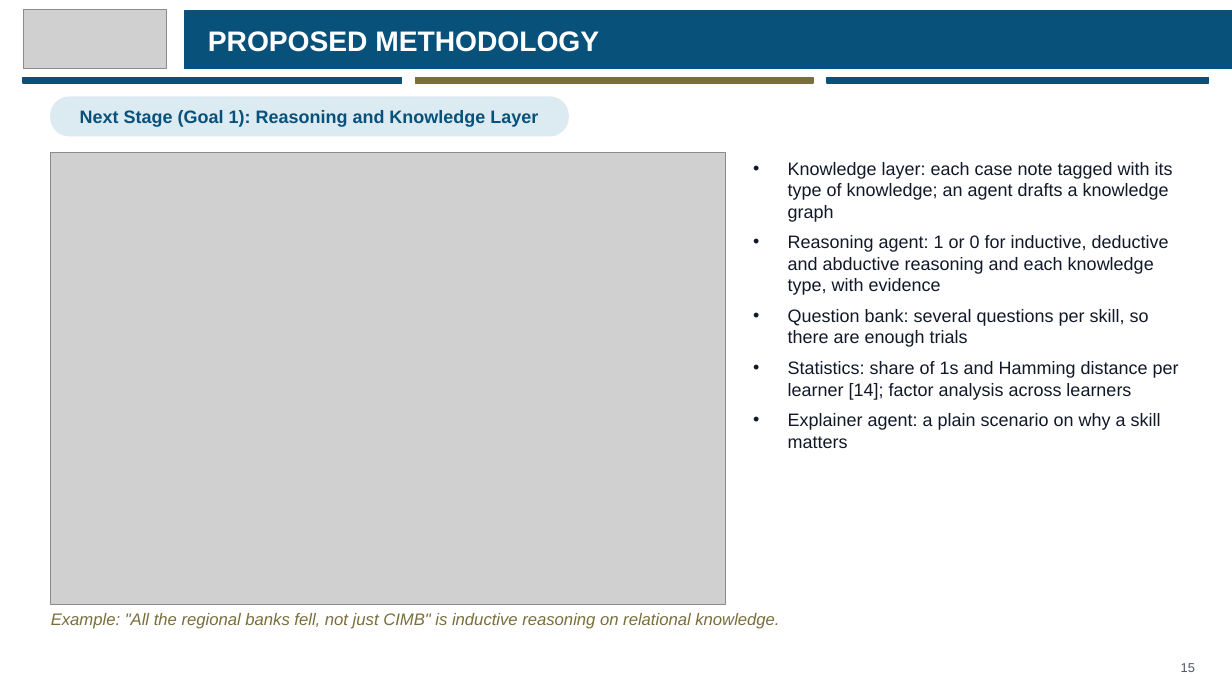
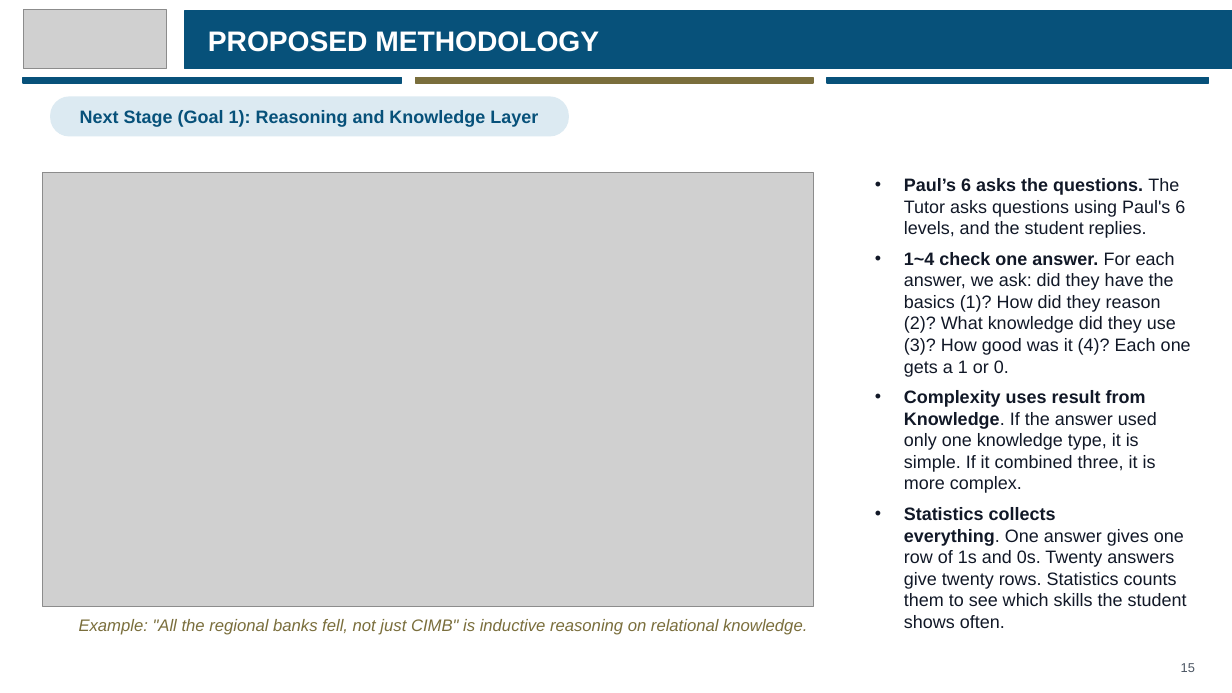
Before and after one commit to eusoffamir/Socratic-AI, a slide deck: slide 16 of docs/defence/Socratic AI Proposal Defence.pptx (slide 15 before the commit). Drawn at 1232x693 pixels with LibreOffice and Linux fonts; fonts in the diff are those of the drawing; grey boxes stand for pictures. Boxes give left, top, right and bottom in pixels: in the first picture for what was removed or moved away, otherwise in the second. Text is boxed around its words. In the diff, an @@ line names an element or a change of style, - is before the commit and + after.

```diff
--- a/docs/defence/Socratic AI Proposal Defence.pptx
+++ b/docs/defence/Socratic AI Proposal Defence.pptx
@@ picture: place and size @@
-picture at box(51, 152, 726, 605)
+picture at box(43, 173, 813, 606)
@@ text at box(904, 178, 1191, 606): text changed @@
-• Knowledge layer: each case note tagged with its type of knowledge; an agent drafts a knowledge graph
-• Reasoning agent: 1 or 0 for inductive, deductive and abductive reasoning and each knowledge type, with evidence
-• Question bank: several questions per skill, so there are enough trials
-• Statistics: share of 1s and Hamming distance per learner [14]; factor analysis across learners
-• Explainer agent: a plain scenario on why a skill matters
+• Paul’s 6 asks the questions. The Tutor asks questions using Paul's 6 levels, and the student replies.
+• 1~4 check one answer. For each answer, we ask: did they have the basics (1)? How did they reason (2)? What knowledge did they use (3)? How good was it (4)? Each one gets a 1 or 0.
+• Complexity uses result from Knowledge. If the answer used only one knowledge type, it is simple. If it combined three, it is more complex.
+• Statistics collects everything. One answer gives one row of 1s and 0s. Twenty answers give twenty rows. Statistics counts them to see which skills the student shows often.
@@ text "Example: "All the regional banks ...": place and size @@
-text "Example: "All the regional banks ..." at box(51, 613, 779, 629)
+text "Example: "All the regional banks ..." at box(79, 619, 807, 635)
```
Also in this commit, not shown: 12 other slides changed, 1 slide added, 2 other files.
